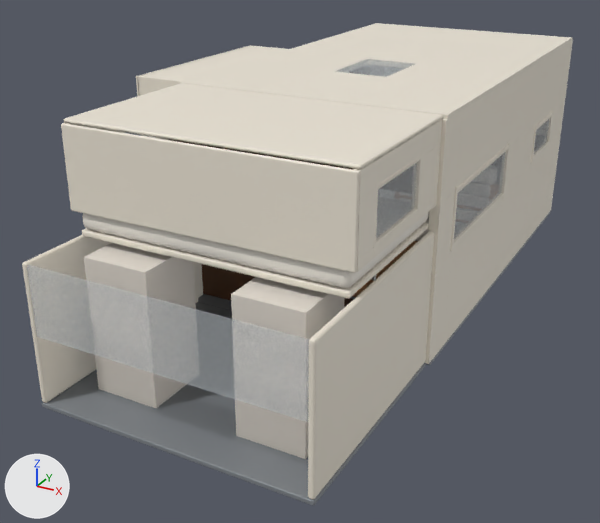
Two versions of the Blender file model/rv.blend, one commit apart.
Camera for both pictures: a 50 mm lens placed at (3.08, -5.63, 3.45), pointed at (-0.39, 0.67, 0.3). Arrows for +X, +Y and +Z are at lower left; the lights stay in place. The first picture is the older version.

The first picture shows 'alcove_bed', 'bulkhead', 'cab_seat_kerb', 'cab_seat_off', 'ceiling', 'shell_details', 'slideout_base', 'slideout_shell', 'wall_kerb' and 6 more.
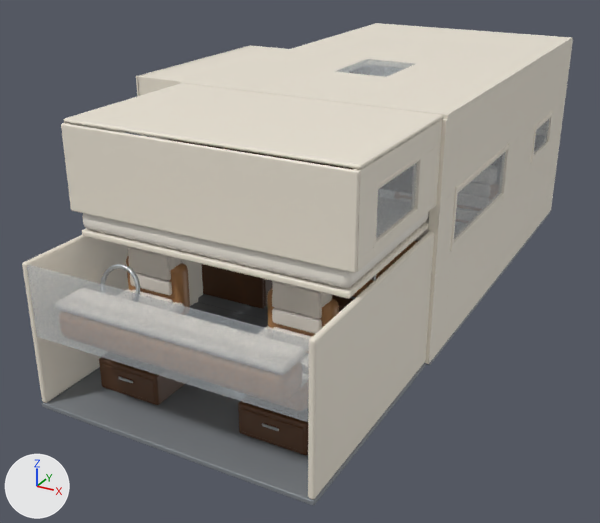
Commit message: feat: model the cab collection

Where the change shows, as pixel boxes (x1, y1, x2, y2) in the pictures (600 x 523 px):
'cab_seat_kerb', reshaped, rescaled (11% narrower): before (231, 277, 345, 459); after (238, 281, 339, 455)
'cab_seat_off', reshaped, rescaled (19% narrower): before (84, 243, 196, 408); after (99, 247, 190, 405)
'cab_details', added: after (100, 264, 140, 294)

The change, as a diff of the scene's bpy script:
```diff
--- a/model/rv.blend.py
+++ b/model/rv.blend.py
@@ me_cab_seat_off_mesh @@
 # used by ob_cab_seat_off; location = (-0.625, -1.325, 0.55); scale = (0.55, 0.55, 1.1)
-me_cab_seat_off_mesh.from_pydata(...)  # 8 vertices, 6 faces; spans x -0.5..0.5, y -0.5..0.5, z -0.5..0.5
+me_cab_seat_off_mesh.from_pydata(...)  # 1488 vertices, 1496 faces; spans x -0.275..0.275, y -0.275..0.275, z -0.55..0.55
+# me_cab_seat_off_mesh part 1: 8 vertices removed from x -0.5..0.5, y -0.5..0.5, z -0.5..0.5; 1488 vertices added at x -0.275..0.275, y -0.275..0.275, z -0.55..0.55
 me_cab_seat_off_mesh.materials.append(mat_role_upholstery_seat)
+me_cab_seat_off_mesh.materials.append(mat_role_wood_cabinet)  # brown #593b24
+me_cab_seat_off_mesh.materials.append(mat_role_metal_brushed)  # light grey #b8bdbf
+me_cab_seat_off_mesh.materials.append(mat_role_upholstery_bolster)  # brown #b07f52
@@ me_cab_seat_kerb_mesh @@
 # used by ob_cab_seat_kerb; location = (0.625, -1.325, 0.55); scale = (0.55, 0.55, 1.1)
-me_cab_seat_kerb_mesh.from_pydata(...)  # 8 vertices, 6 faces; spans x -0.5..0.5, y -0.5..0.5, z -0.5..0.5
+me_cab_seat_kerb_mesh.from_pydata(...)  # 1488 vertices, 1496 faces; spans x -0.275..0.275, y -0.275..0.275, z -0.55..0.55
+# me_cab_seat_kerb_mesh part 2: 8 vertices removed from x -0.5..0.5, y -0.5..0.5, z -0.5..0.5; 1488 vertices added at x -0.275..0.275, y -0.275..0.275, z -0.55..0.55
 me_cab_seat_kerb_mesh.materials.append(mat_role_upholstery_seat)
+me_cab_seat_kerb_mesh.materials.append(mat_role_wood_cabinet)  # brown #593b24
+me_cab_seat_kerb_mesh.materials.append(mat_role_metal_brushed)  # light grey #b8bdbf
+me_cab_seat_kerb_mesh.materials.append(mat_role_upholstery_bolster)  # brown #b07f52
@@ me_cube_046 @@
+me_cube_046.from_pydata(...)  # 936 vertices, 942 faces; spans x -0.93..0.93, y -1.92..-1.49, z 0.5..1.07
+# faces by material slot: [196, 98, 648]
+me_cube_046.materials.append(mat_role_upholstery_bolster)  # brown #b07f52
+me_cube_046.materials.append(mat_role_upholstery_seat)  # white #e8e0d6
+me_cube_046.materials.append(mat_role_metal_brushed)  # light grey #b8bdbf
@@ ob_cab_seat_off @@
 ob_cab_seat_off.location = (-0.625, -1.325, 0.55)
-ob_cab_seat_off.scale = (0.55, 0.55, 1.1)
@@ ob_cab_seat_kerb @@
 ob_cab_seat_kerb.location = (0.625, -1.325, 0.55)
-ob_cab_seat_kerb.scale = (0.55, 0.55, 1.1)
@@ ob_cab_details @@
+ob_cab_details = bpy.data.objects.new('cab_details', me_cube_046)
+ob_cab_details.location = (0.0, 0.0, 0.0)
```
